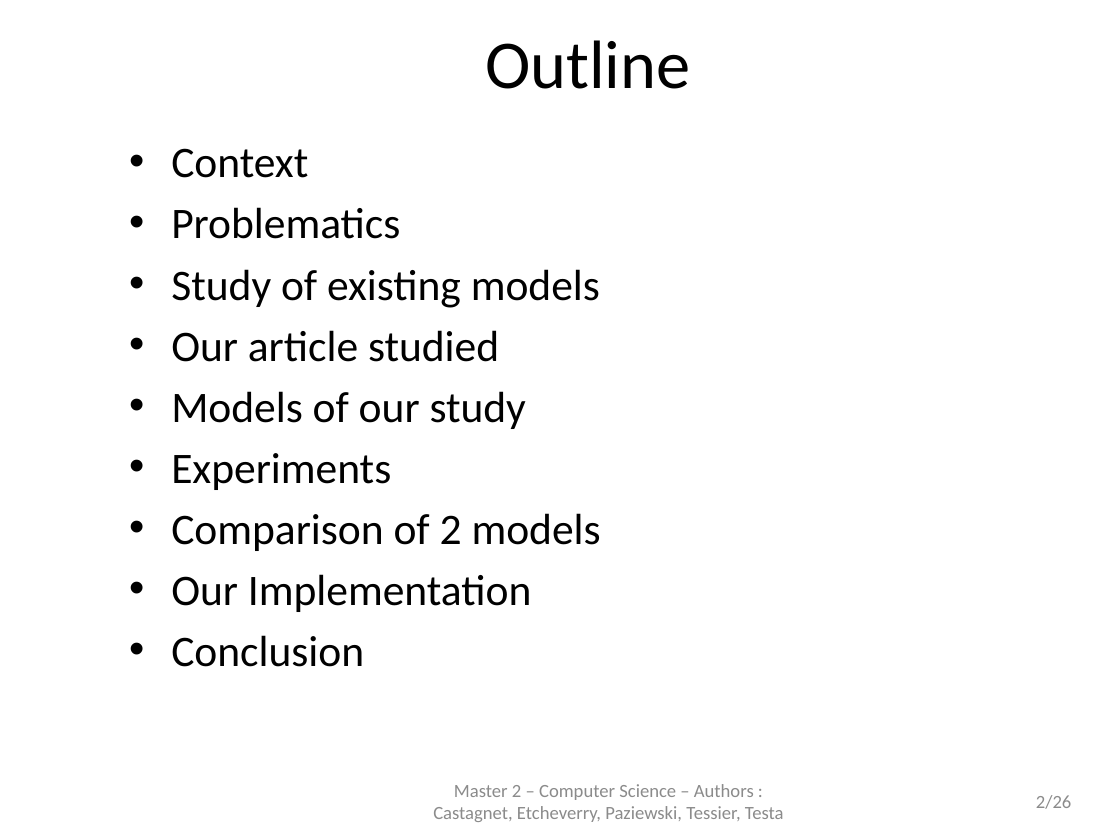
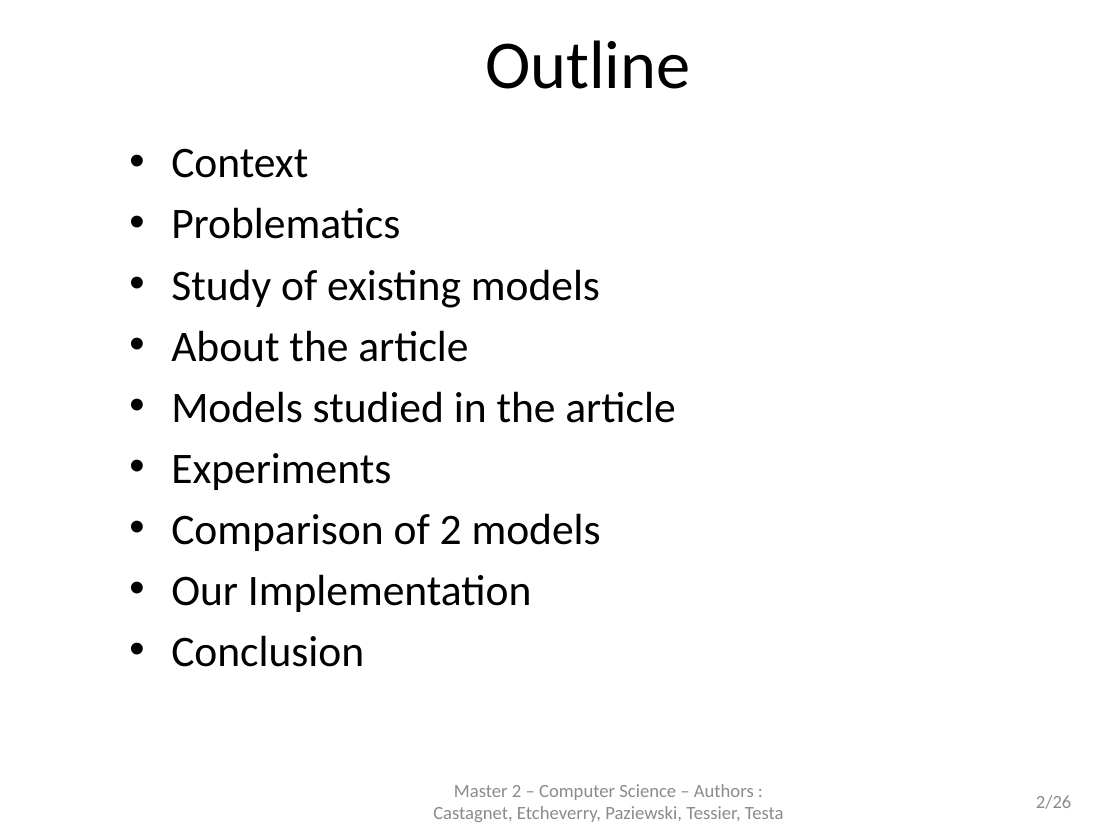
Before and after one commit to jetcheve/M2_PER_MMUAVGRA, a slide deck: slide 2 of ressources/presentation/PresentationPER_Desbarats_V3.pptx. Drawn at 1120x840 pixels with LibreOffice and Linux fonts; fonts in the diff are those of the drawing; background and template pictures are left out. Boxes give left, top, right and bottom in pixels: in the first picture for what was removed or moved away, otherwise in the second. Text is boxed around its words. In the diff, an @@ line names an element or a change of style, - is before the commit and + after.

```diff
--- a/ressources/presentation/PresentationPER_Desbarats_V3.pptx
+++ b/ressources/presentation/PresentationPER_Desbarats_V3.pptx
@@ text at <box>171,330,675,423</box>: text changed @@
-• Our article studied
-• Models of our study
+• About the article
+• Models studied in the article
```
Also in this commit, not shown: 15 other slides changed, 1 other file.
